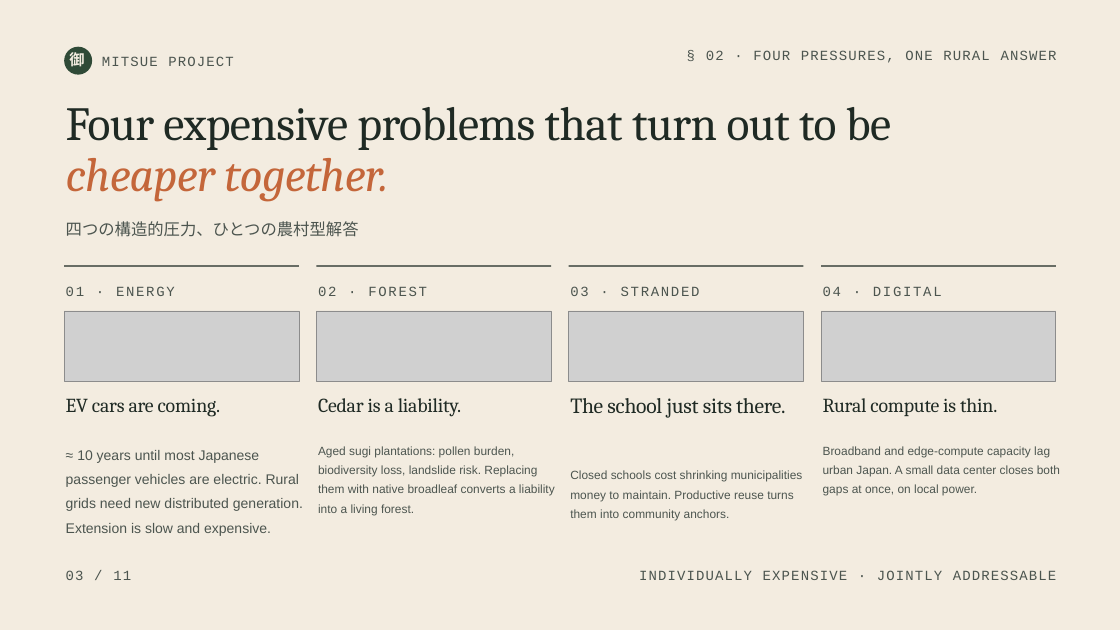
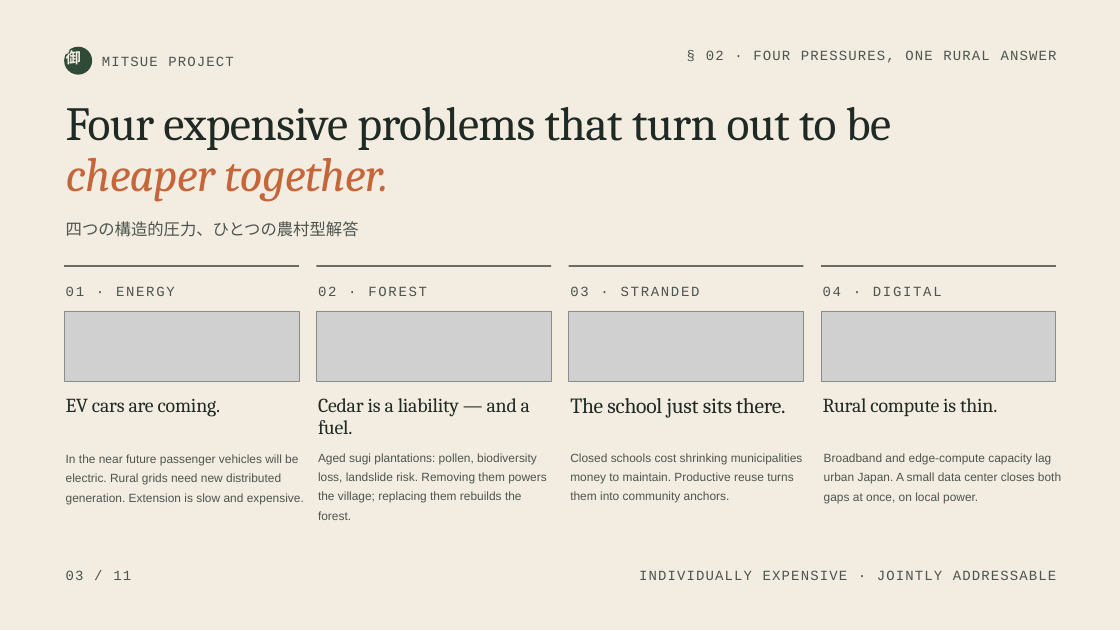
Before and after one commit to robouden/mitsue-ai-data-center, a slide deck: slide 3 of Mitsue Project Presentation.pptx. Drawn at 1120x630 pixels with LibreOffice and Linux fonts; fonts in the diff are those of the drawing; grey boxes stand for pictures. Boxes give left, top, right and bottom in pixels: in the first picture for what was removed or moved away, otherwise in the second. Text is boxed around its words. In the diff, an @@ line names an element or a change of style, - is before the commit and + after.

```diff
--- a/Mitsue Project Presentation.pptx
+++ b/Mitsue Project Presentation.pptx
@@ text at [318,398,530,434]: text changed @@
-Cedar is a liability.
+Cedar is a liability — and a fuel.
@@ text "Closed schools cost shrinking municipalities ...": place and size @@
-text "Closed schools cost shrinking municipalities ..." at [570,470,803,521]
+text "Closed schools cost shrinking municipalities ..." at [570,453,803,503]
@@ text "Broadband and edge-compute capacity lag ...": place and size @@
-text "Broadband and edge-compute capacity lag ..." at [823,446,1060,496]
+text "Broadband and edge-compute capacity lag ..." at [824,453,1061,503]
@@ text at [66,454,304,504]: text changed; size 18 to 15.3 pt @@
-≈ 10 years until most Japanese passenger vehicles are electric. Rural grids need new distributed generation. Extension is slow and expensive.
+In the near future passenger vehicles will be electric. Rural grids need new distributed generation. Extension is slow and expensive.
@@ text at [318,453,546,520]: text changed @@
-Aged sugi plantations: pollen burden, biodiversity loss, landslide risk. Replacing them with native broadleaf converts a liability into a living forest.
+Aged sugi plantations: pollen, biodiversity loss, landslide risk. Removing them powers the village; replacing them rebuilds the forest.
```
Also in this commit, not shown: 10 other slides changed, 42 other files.
